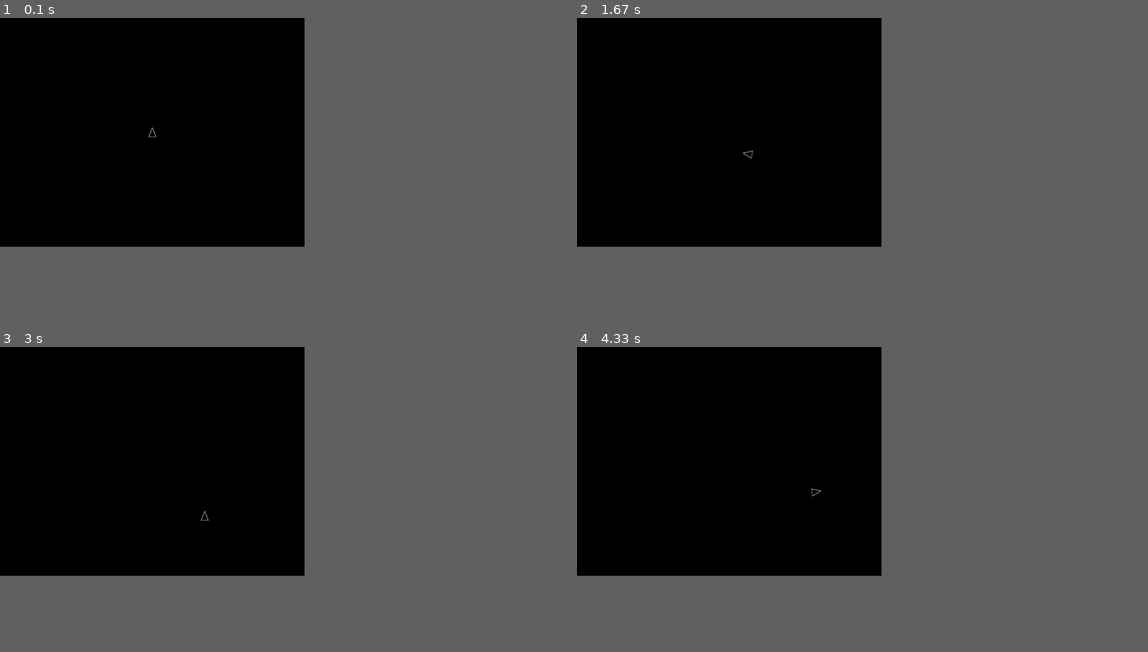
Above: before the commit, frames 1-4 (two rows, left to right).
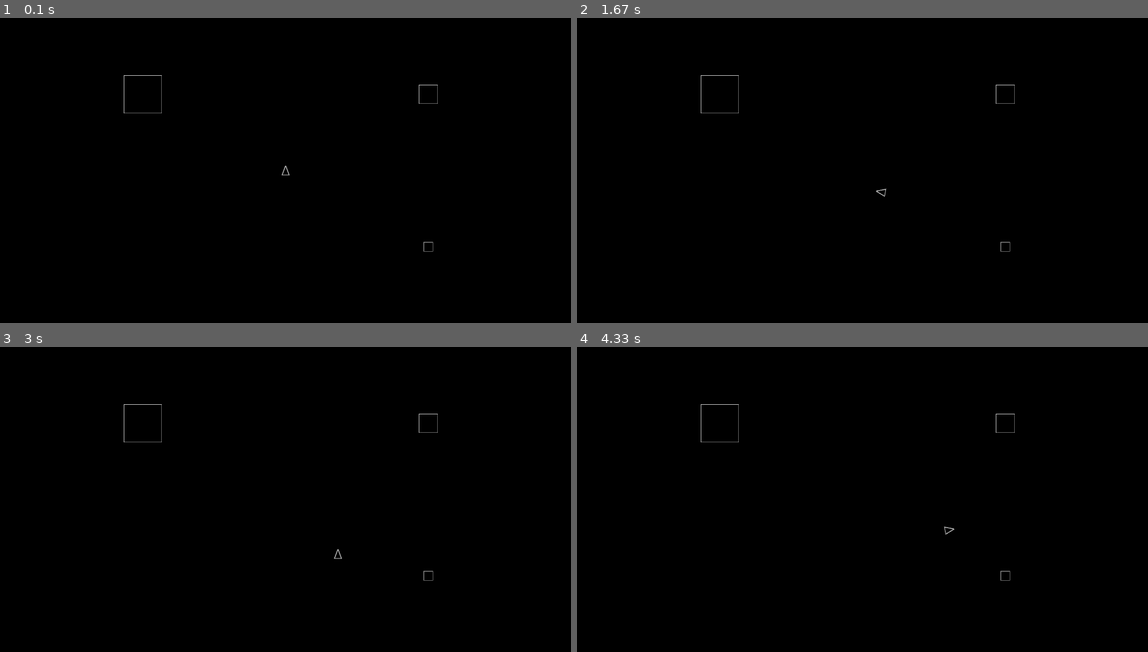
Above: after the commit, the same moments.

Repository: straylight77/arcade
Game: pygame game, started from pygame/ast_classic.py
Same seed, same stepped clock (60 frames per second), same inputs: the game is played once before the commit and once after it.
Inputs:
- Up to frame 1 (0.1 s): no input
- Up to frame 2 (1.67 s): hold Right 0.33-0.8 s; hold Up 0.83-1.13 s; hold Right 1.17-1.63 s
- Up to frame 3 (3 s): hold Left 1.67-2.2 s; hold Left 2.23-2.63 s; hold Up from 2.67 s (still down)
- Up to frame 4 (4.33 s): release Up at 3.03 s; hold Right 3.07-3.7 s; hold Left 3.73-4.2 s; hold Right from 4.23 s (still down)
In our replay, the window is 480x360 before the commit and 900x480 after it. These sizes can differ from the game's own. Grey fills any space a smaller window leaves; there, only what the larger window draws over its background counts as a difference.

The runs differ from the first frame. In frame 1, 0.1% of the frame differs, in the area x 21-77%, y 18-77%; in frame 2, 0.1%; in frame 3, 0.1%; in frame 4, 0.1%.

Commit message:
Very basic asteroids, 3 sizes, being created and drawn.

Diff:
--- a/pygame/ast_classic.py
+++ b/pygame/ast_classic.py
@@ -4,10 +4,11 @@
 from pygame.locals import *
 
 FPS = 30
-MAX_X = 1024
-MAX_Y = 768
-
-C_MAIN    = (128, 128, 128)
+MAX_X = 1920
+MAX_Y = 1024
+
+#C_MAIN    = (128, 128, 128)
+C_MAIN    = (192, 192, 192)
 C_KEY     = (255,   0, 255)
 C_BG      = (  0,   0,   0)
 
@@ -32,6 +33,7 @@
         self.vel[0] *= self.drag
         self.vel[1] *= self.drag
         self.check_boundry()
+        self.prepare_for_draw()
 
     def check_boundry(self):
         if self.pos[0] > MAX_X:
@@ -49,6 +51,10 @@
         if self.angle > 360:
             self.angle -= 360
 
+    def prepare_for_draw(self):
+        self.image = pygame.transform.rotate(self.image_orig, -self.angle)
+        self.rect = self.image.get_rect()
+        self.rect.center = self.pos
 
     def create_sprite(self, size = (32,32), pts=None ):
         if pts is None:
@@ -77,11 +83,6 @@
         self.pos = [MAX_X/2, MAX_Y/2]
         self.angle = 270
 
-    def prepare_for_draw(self):
-        self.image = pygame.transform.rotate(self.image_orig, -self.angle)
-        self.rect = self.image.get_rect()
-        self.rect.center = self.pos
-
 
     def update(self, cmd):
         self.angle += self.turn_rate * (cmd['right'] + cmd['left'])
@@ -89,25 +90,33 @@
             self.vel[0] += math.cos(math.radians(self.angle)) * self.thrust_rate
             self.vel[1] += math.sin(math.radians(self.angle)) * self.thrust_rate
         GameObject.update(self)
-        self.prepare_for_draw()
 
 
 #---- class: Asteroid ----------------------------------------------------
 class Asteroid(GameObject):
 
-    def __init__(self):
-        GameObject.__init__(self)
+    def __init__(self, pos=[0,0], vel=[0,0]):
+        GameObject.__init__(self, pos, vel)
 
 
 class SmallAsteroid(Asteroid):
-    pass
+
+    def __init__(self, pos, vel=[0,0]):
+        Asteroid.__init__(self, pos, vel)
+        self.create_sprite( (32,32) )
 
 class MediumAsteroid(Asteroid):
-    pass
+
+    def __init__(self, pos, vel=[0,0]):
+        Asteroid.__init__(self, pos, vel)
+        self.create_sprite( (64,64) )
 
 
 class LargeAsteroid(Asteroid):
-    pass
+
+    def __init__(self, pos, vel=[0,0]):
+        Asteroid.__init__(self, pos, vel)
+        self.create_sprite( (128,128) )
 
 
 #---- class: Saucer -----------------------------------------------------
@@ -171,12 +180,14 @@
     highscore = 0
     commands = {'quit': False, 'left': 0, 'right': 0, 'thrust': 0, 'fire': 0}
 
-    DISPLAY, CLOCK = init(MAX_X, MAX_Y)
+    DISPLAY, CLOCK = init(MAX_X, MAX_Y, "Asteroid Classic")
     FONT1 = pygame.font.SysFont('courier', 45)
     FONT2 = pygame.font.SysFont('courier', 15)
 
-    #asteroids = pygame.sprite.RenderPlain()
-    #asteroids.add( Asteroid([140, 0], [3, 4]))
+    asteroids = pygame.sprite.RenderPlain()
+    asteroids.add( LargeAsteroid([MAX_X/4, MAX_Y/4]) )
+    asteroids.add( MediumAsteroid([MAX_X*3/4, MAX_Y/4]) )
+    asteroids.add( SmallAsteroid([MAX_X*3/4, MAX_Y*3/4]) )
     ship = Ship()
     allsprites = pygame.sprite.Group(ship)
 
@@ -189,7 +200,7 @@
             terminate()
 
         allsprites.update(commands)
-        #asteroids.update(commands)
+        asteroids.update(commands)
 
         # detect collisions
         #for a in pygame.sprite.spritecollide(ship, asteroids, False):
@@ -203,7 +214,7 @@
         # draw main screen
         DISPLAY.fill(C_BG)
         allsprites.draw(DISPLAY)
-        #asteroids.draw(DISPLAY)
+        asteroids.draw(DISPLAY)
 
         # advance game frame
         pygame.display.update()
